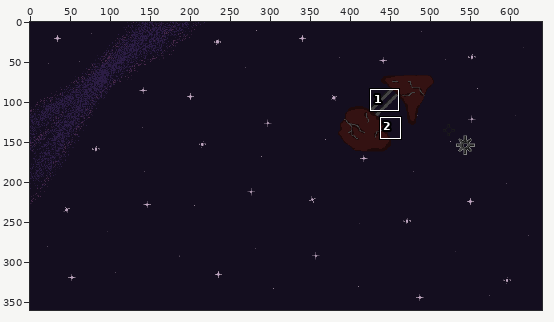
Two versions of one pixel-art file, assets/concepts/Space_concept1.aseprite. The picture above shows the old version from afar; the outline marks the close-up.
Close-up. Old version:
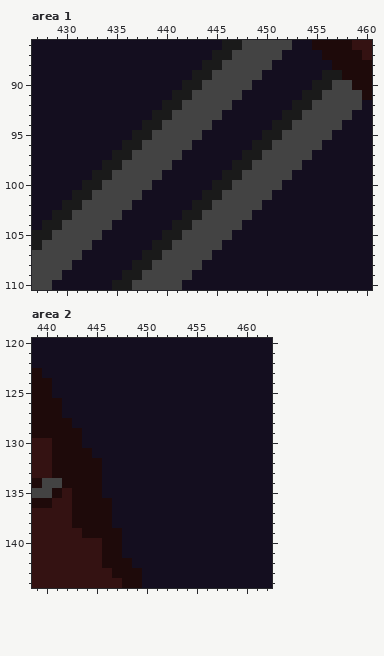
640x360 pixels, 1 frame. Colours within 5 levels of each other are drawn and written as one. Shown: area 1: x 427..460, y 86..110; area 2: x 439..462, y 120..144. The commit also changed other parts of the picture, which this record leaves out.
The result:
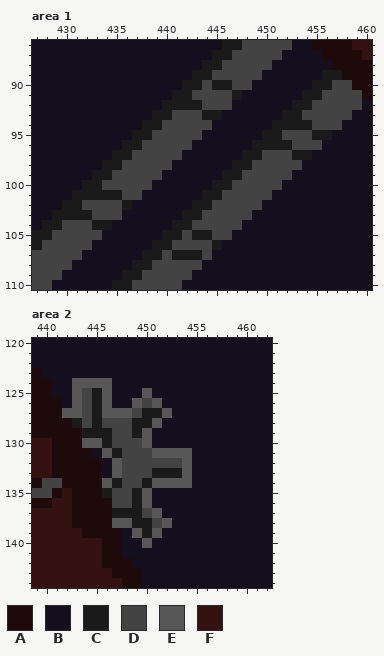
Palette (. is transparent): A #1e0a0a  B #140e1f  C #1a1a1a  D #434343  E #575757  F #341212
From old to new:
layer "Group 1/metal_1" added
layer "metal" removed
--- area 1, layer "Group 1/metal_1"
@@ x 440..458 @@
  89 BBBCCDDDDDBBBBBBCCA
- 90 BBCCDDDDDBBBBBBCCDD
- 91 BCCDDDDDBBBBBBCCDDD
- 92 CCDDDDDBBBBBBCCDDDD
- 93 CDDDDDBBBBBBCCDDDDD
- 94 DDDDDBBBBBBCCDDDDDB
- 95 DDDDBBBBBBCCDDDDDBB
- 96 DDDBBBBBBCCDDDDDBBB
- 97 DDBBBBBBCCDDDDDBBBB
+ 90 BBCCDCCDDBBBBBBCCDD
+ 91 BCCDDDDCBBBBBBCCDDD
+ 92 CCCCDDDBBBBBBCCDDDD
+ 93 CDDDCCBBBBBBCCDDDDD
+ 94 DDDDDBBBBBBCCCCDDDB
+ 95 DDDDBBBBBBCCDDDCCBB
+ 96 DDDBBBBBBCCCCDDDBBB
+ 97 DDBBBBBBCCDDDCCBBBB
  98 DBBBBBBCCDDDDDBBBBB
@@ x 429..447 @@
 100 BBBCCDDDDDBBBBBBCCD
-101 BBCCDDDDDBBBBBBCCDD
-102 BCCDDDDDBBBBBBCCDDD
-103 CCDDDDDBBBBBBCCDDDD
-104 CDDDDDBBBBBBCCDDDDD
-105 DDDDDBBBBBBCCDDDDDB
-106 DDDDBBBBBBCCDDDDDBB
-107 DDDBBBBBBCCDDDDDBBB
+101 BBCCCCCDDBBBBBBCCDD
+102 BCCDDDDCBBBBBBCCDDD
+103 CCCCDDDBBBBBBCCDDDD
+104 CDDDCCBBBBBBCCDDDDD
+105 DDDDDBBBBBBCCDCCDDB
+106 DDDDBBBBBBCCDDDDCBB
+107 DDDBBBBBBCCDCCCDBBB
 108 DDBBBBBBCCDDDDDBBBB
--- area 2, layer "Group 1/metal_1"
@@ x 439..462 @@
 123 ABBBBBBBBBBBBBBBBBBBBBBB
-124 AABBBBBBBBBBBBBBBBBBBBBB
-125 AABBBBBBBBBBBBBBBBBBBBBB
-126 AAABBBBBBBBBBBBBBBBBBBBB
-127 AAABBBBBBBBBBBBBBBBBBBBB
-128 AAAABBBBBBBBBBBBBBBBBBBB
-129 AAAAABBBBBBBBBBBBBBBBBBB
-130 FFAAABBBBBBBBBBBBBBBBBBB
-131 FFAAAABBBBBBBBBBBBBBBBBB
-132 FFAAAAABBBBBBBBBBBBBBBBB
-133 FFAAAAABBBBBBBBBBBBBBBBB
-134 ADDAAAABBBBBBBBBBBBBBBBB
-135 DDAFAAABBBBBBBBBBBBBBBBB
-136 AAFFAAAABBBBBBBBBBBBBBBB
-137 FFFFAAAABBBBBBBBBBBBBBBB
-138 FFFFAAAABBBBBBBBBBBBBBBB
-139 FFFFFAAAABBBBBBBBBBBBBBB
-140 FFFFFFFAABBBBBBBBBBBBBBB
+124 AABBEEEEBBBBBBBBBBBBBBBB
+125 AABBEDCEBBBEBBBBBBBBBBBB
+126 AAABEDCEBBEDEBBBBBBBBBBB
+127 AAAEEDCEEEDCCEBBBBBBBBBB
+128 AAAACDCDDDCCEBBBBBBBBBBB
+129 AAAAACCCDDCEBBBBBBBBBBBB
+130 FFAAAEECDDDEBBBBBBBBBBBB
+131 FFAAAABECDDDEEEEBBBBBBBB
+132 FFAAAAABEDDDDDDEBBBBBBBB
+133 FFAAAAABEDDDCCCEBBBBBBBB
+134 ADDAAAAECDDCEEEEBBBBBBBB
+135 DDAFAAACDDCEBBBBBBBBBBBB
+136 AAFFAAAADDCEBBBBBBBBBBBB
+137 FFFFAAAACCCDEBBBBBBBBBBB
+138 FFFFAAAAEECCDEBBBBBBBBBB
+139 FFFFFAAAABECEBBBBBBBBBBB
+140 FFFFFFFAABBEBBBBBBBBBBBB
 141 FFFFFFFAABBBBBBBBBBBBBBB
Pixel boxes of the changes (left, top, right, bottom) in both close-ups:
changed: (182, 80, 242, 120)
changed: (272, 120, 332, 160)
changed: (72, 190, 132, 230)
changed: (172, 230, 222, 260)
changed: (62, 378, 192, 548)
